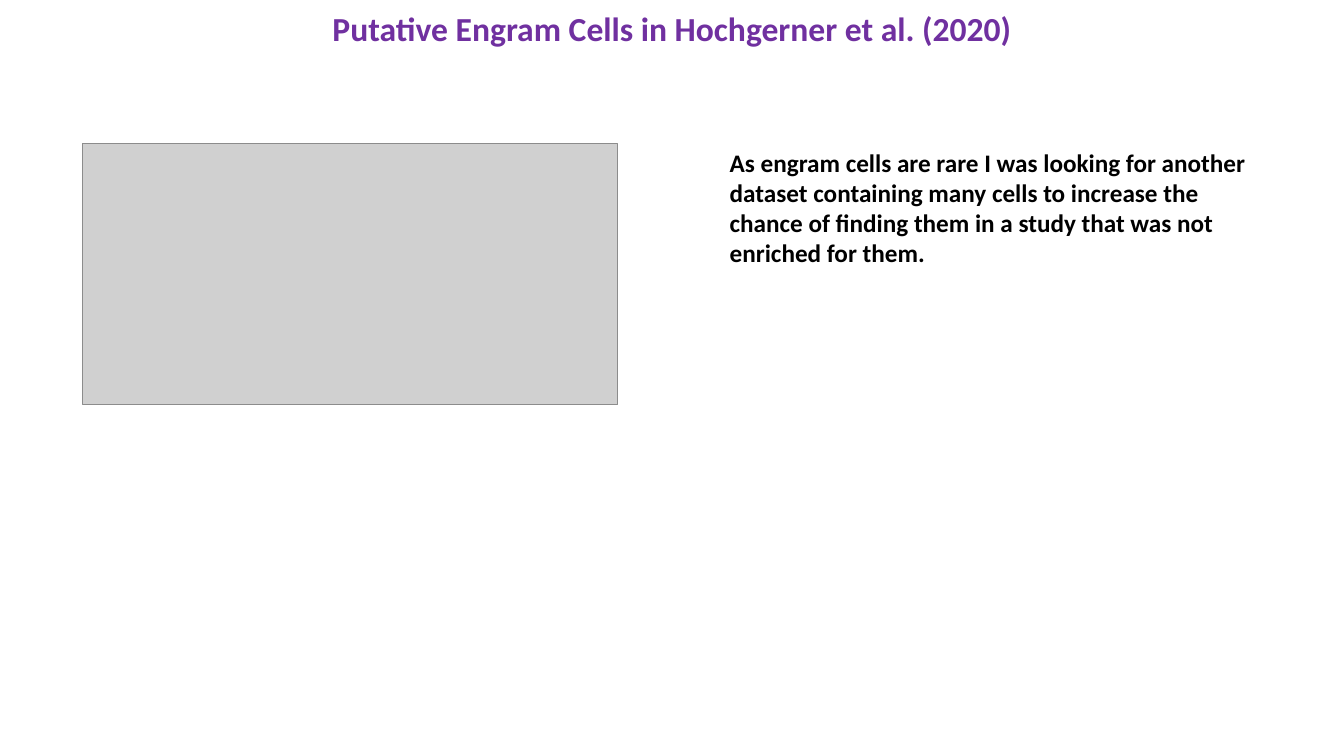
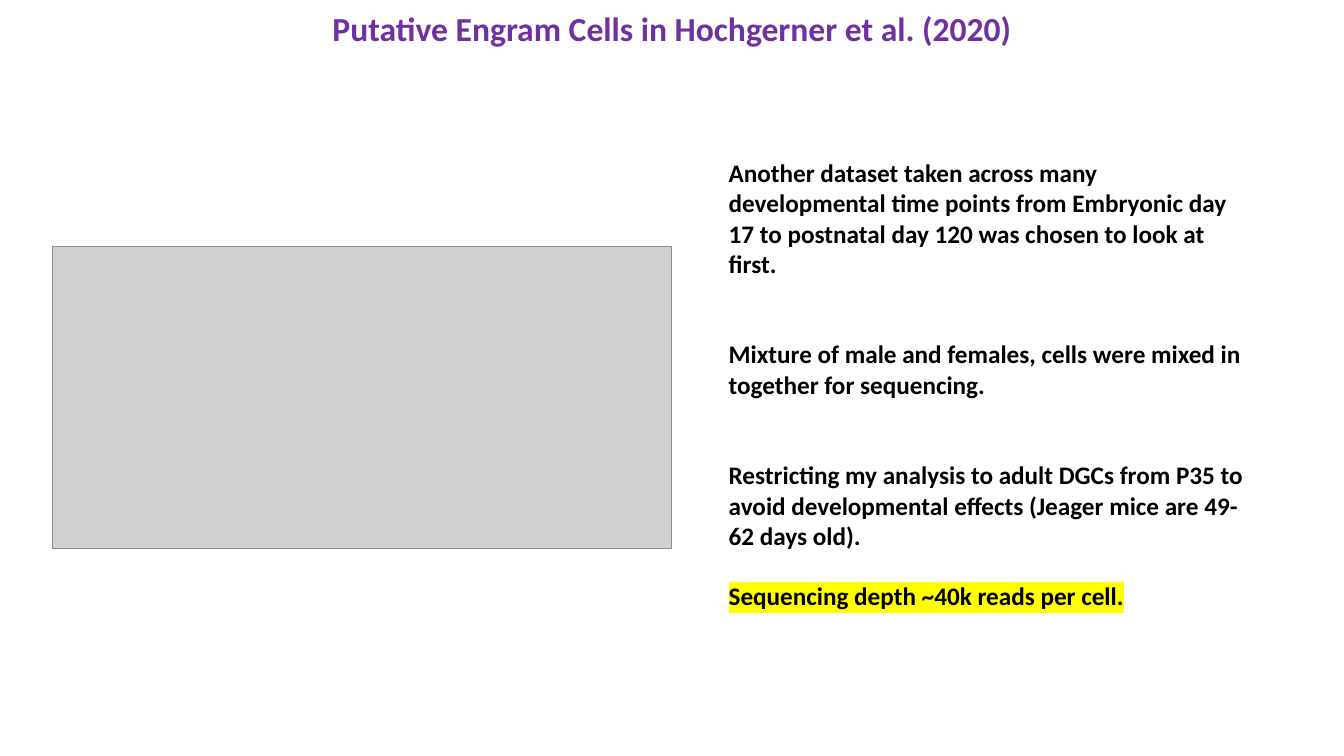
Before and after one commit to AngCamp/PavLabEngrams, a slide deck: slide 18 of ThesisMeetingPresentation.pptx (slide 13 before the commit). Drawn at 1344x756 pixels with LibreOffice and Linux fonts; fonts in the diff are those of the drawing; grey boxes stand for pictures. Boxes give left, top, right and bottom in pixels: in the first picture for what was removed or moved away, otherwise in the second. Text is boxed around its words. In the diff, an @@ line names an element or a change of style, - is before the commit and + after.

```diff
--- a/ThesisMeetingPresentation.pptx
+++ b/ThesisMeetingPresentation.pptx
@@ text at bbox=[729, 164, 1243, 610]: text changed @@
-As engram cells are rare I was looking for another dataset containing many cells to increase the chance of finding them in a study that was not enriched for them.
+Another dataset taken across many developmental time points from Embryonic day 17 to postnatal day 120 was chosen to look at first.
+Mixture of male and females, cells were mixed in together for sequencing.
+Restricting my analysis to adult DGCs from P35 to avoid developmental effects (Jeager mice are 49-62 days old).
+Sequencing depth ~40k reads per cell.
@@ picture: place and size @@
-picture at bbox=[83, 144, 618, 405]
+picture at bbox=[53, 247, 673, 549]
```
Also in this commit, not shown: 8 other slides changed, 24 slides added, 4 slides removed, 7 other files.
